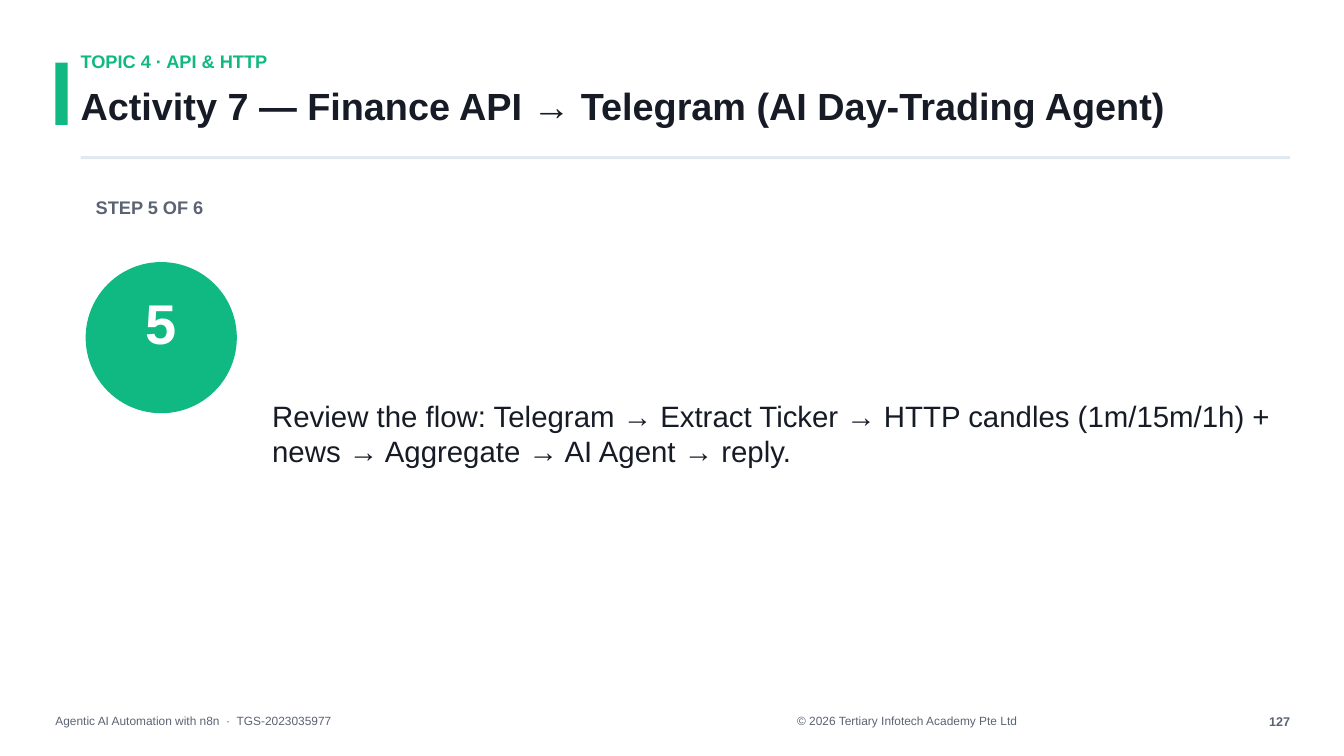
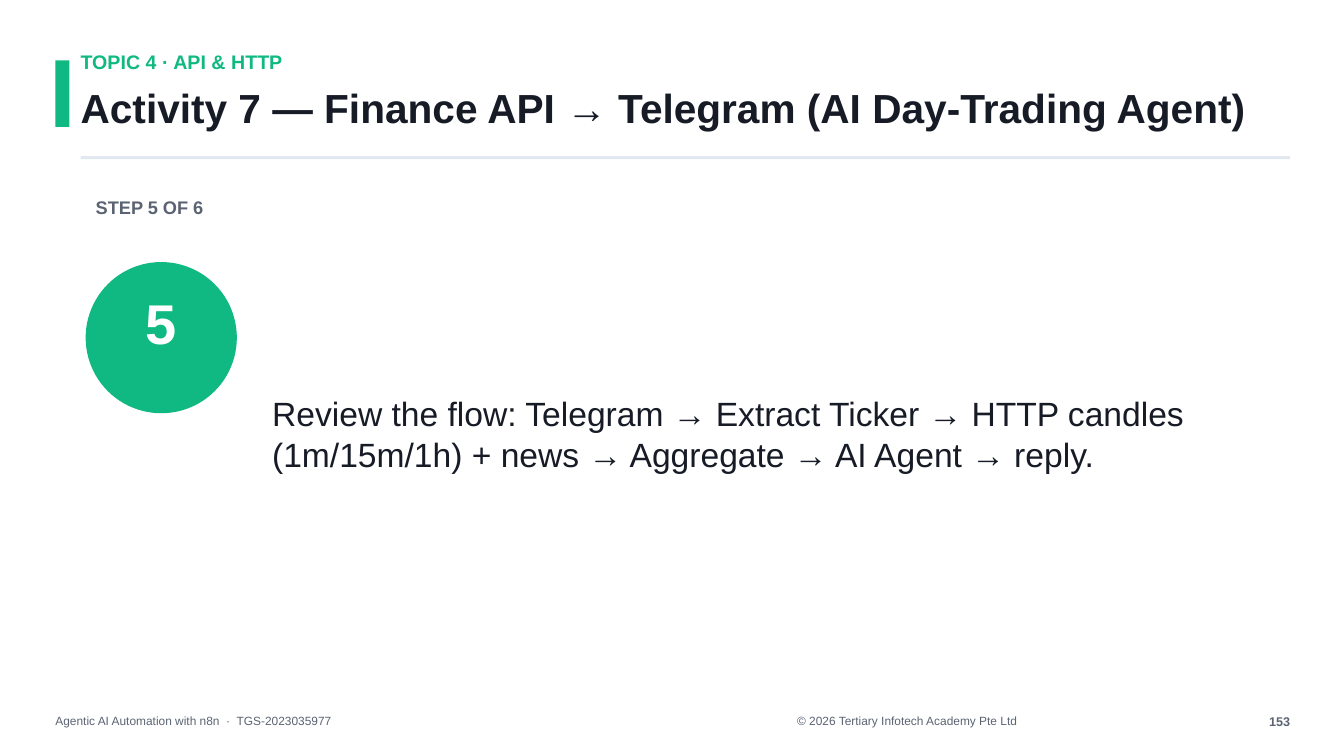
Before and after one commit to tertiarycourses/TGS-2023035977-Agentic-AI-Automation-with-n8n, a slide deck: slide 154 of courseware/n8n-slides.pptx (slide 128 before the commit). Drawn at 1344x756 pixels with LibreOffice and Linux fonts; fonts in the diff are those of the drawing. Boxes give left, top, right and bottom in pixels: in the first picture for what was removed or moved away, otherwise in the second. Text is boxed around its words. In the diff, an @@ line names an element or a change of style, - is before the commit and + after.

```diff
--- a/courseware/n8n-slides.pptx
+++ b/courseware/n8n-slides.pptx
@@ text "TOPIC 4 · API & ..." at box(81, 55, 282, 70): size 13 to 14 pt @@
@@ text "Activity 7 — Finance API ..." at box(81, 93, 1246, 131): size 27 to 29 pt @@
@@ text "Review the flow: Telegram → ..." at box(272, 401, 1184, 474): size 21 to 24 pt @@
@@ text at box(1269, 717, 1290, 726): text changed @@
-127
+153
```
Also in this commit, not shown: 147 other slides changed, 26 slides added, 15 other files.
